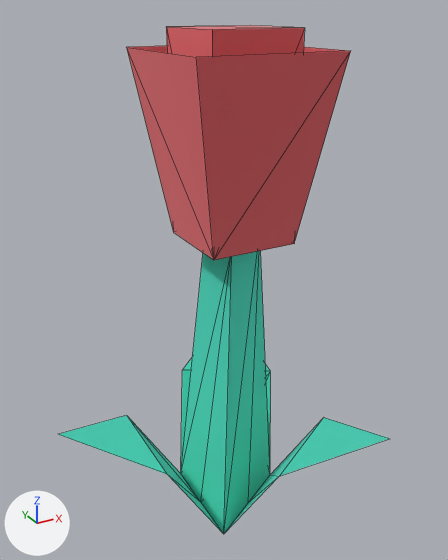
Two versions of the glTF model public/models/k-flower-red.lod.glb, one commit apart.
The view is the same before and after, from a 50 mm lens placed at (-0.159, -0.288, 0.251), pointed at (-0.003, -0.005, 0.11). Arrows for +X, +Y and +Z are at lower left; the lights stay in place. The picture after the commit comes second. Mesh edges are drawn as thin lines. Where no turn or scale is listed for an object, it has been applied to the vertices. Vertices at exactly the same position are counted once.

Before the edit, the objects in view are built like this:
```python
me_mesh_flower_reda = bpy.data.meshes.new('Mesh flower_redA')
me_mesh_flower_reda.from_pydata(...)  # 30 vertices, 45 faces; spans x -0.08..0.08, y -0.091..0.091, z -0.146..0.146
# faces by material slot: [25, 20]
me_mesh_flower_reda.materials.append(mat_grass)  # cyan #73eddd
me_mesh_flower_reda.materials.append(mat_colorred)  # pink #f19398
ob_flower_reda = bpy.data.objects.new('flower_redA', me_mesh_flower_reda)
ob_flower_reda.location = (-0.025, 0.0, 0.0962)
```
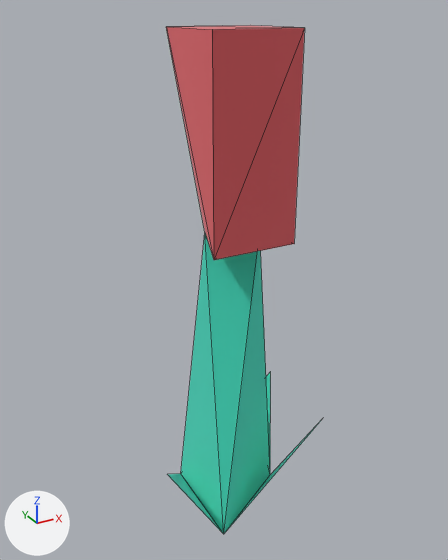
Where the newer file only moved an object's origin or applied its transform, the numbers keep the older frame.

Where the change shows, as pixel boxes (x1, y1, x2, y2) in the pictures (448 x 560 px):
'flower_redA', reshaped (54% narrower)
    before: (59, 25, 390, 534)
    after: (166, 25, 319, 534)
part 1 of me_mesh_flower_reda, cut back
    before: (59, 28, 390, 534)
    after: (167, 33, 319, 534)

The change in detail:
me_mesh_flower_reda is used by ob_flower_reda; location (-0.025, 0.0, 0.0962).
me_mesh_flower_reda had 30 vertices, 45 faces and spanned x -0.08..0.08, y -0.091..0.091, z -0.146..0.146.
me_mesh_flower_reda now has 15 vertices, 23 faces and spans x -0.029..0.08, y -0.032..0.032, z -0.146..0.146.
Part 1, on me_mesh_flower_reda:
15 vertices are removed from x -0.08..0.077, y -0.091..0.091, z -0.146..0.136.
36 faces are deleted.
8 new faces join them, mat_grass (cyan #73eddd).
6 new faces join them, mat_colorred (pink #f19398).
